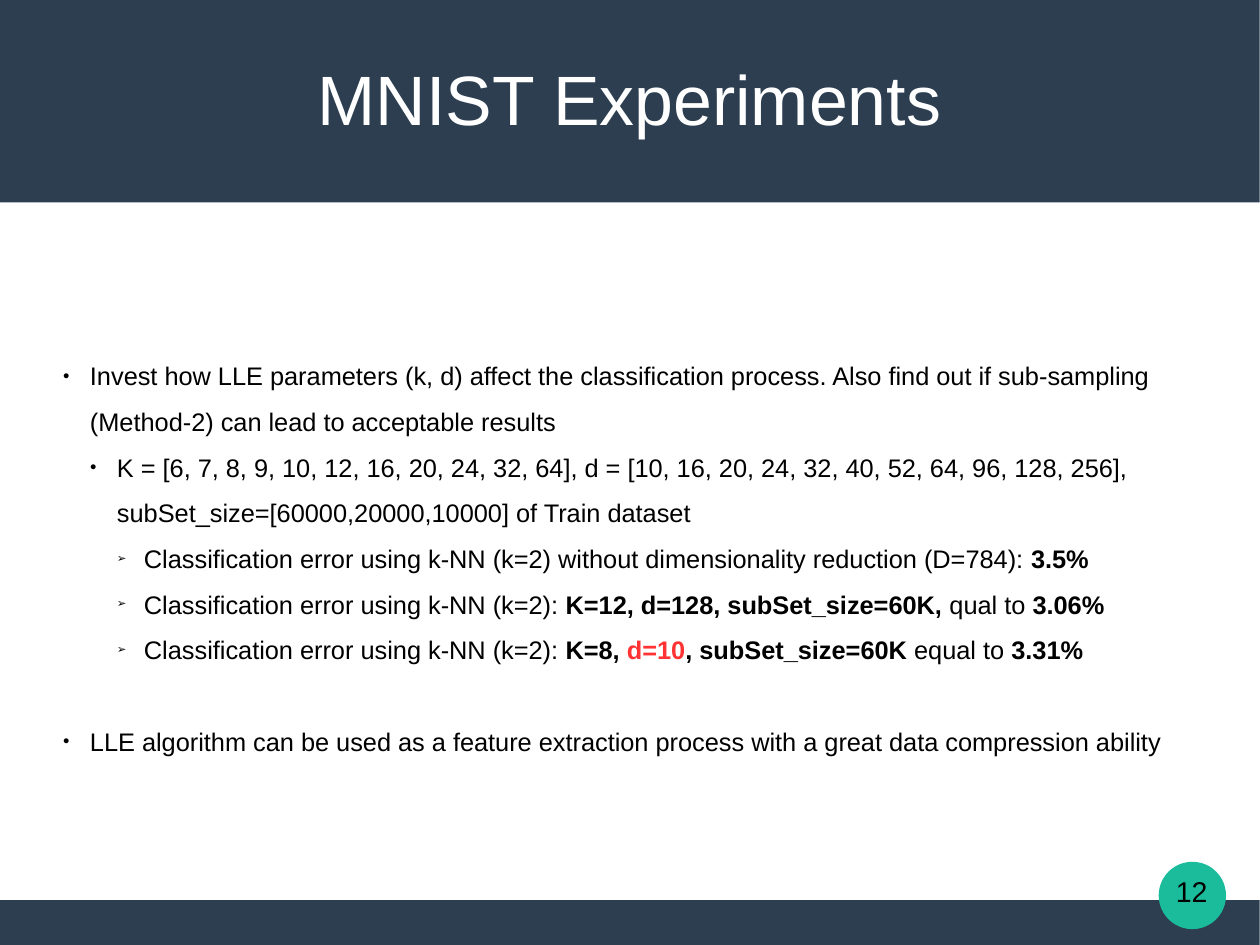
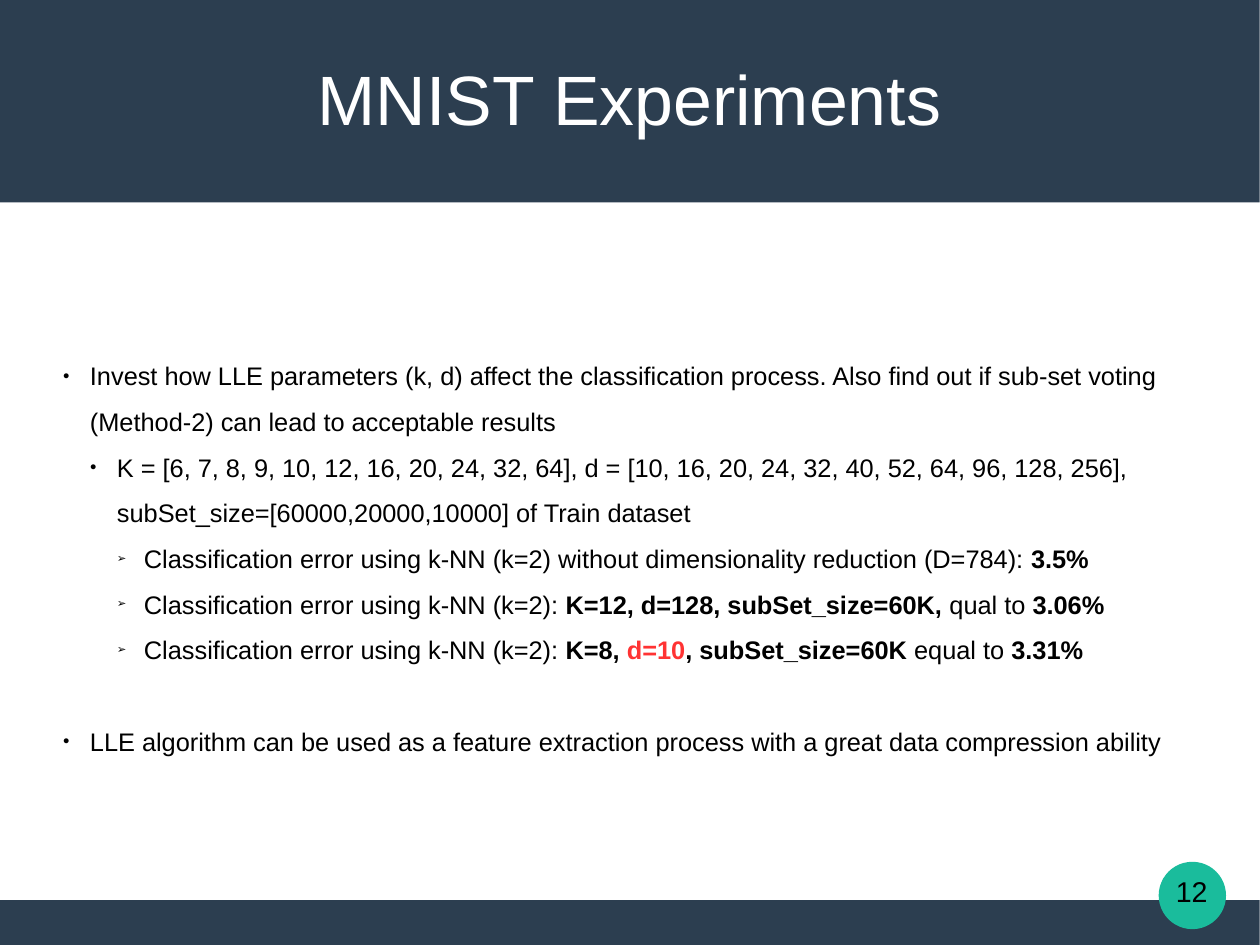
Before and after one commit to Katsileros/Dimensionality_Reduction, a slide deck: slide 12 of Diploma-Thesis-LaTeX/presentation/Locally_Linear_Embeddings_in_Pattern_Recognition.odp. Drawn at 1260x945 pixels with LibreOffice and Linux fonts; fonts in the diff are those of the drawing. Boxes give left, top, right and bottom in pixels: in the first picture for what was removed or moved away, otherwise in the second. Text is boxed around its words. In the diff, an @@ line names an element or a change of style, - is before the commit and + after.

```diff
--- a/Diploma-Thesis-LaTeX/presentation/Locally_Linear_Embeddings_in_Pattern_Recognition.odp
+++ b/Diploma-Thesis-LaTeX/presentation/Locally_Linear_Embeddings_in_Pattern_Recognition.odp
@@ subtitle at (90,366,1156,436): text changed @@
-● Invest how LLE parameters (k, d) affect the classification process. Also find out if sub-sampling (Method-2) can lead to acceptable results
+● Invest how LLE parameters (k, d) affect the classification process. Also find out if sub-set voting (Method-2) can lead to acceptable results
```
Also in this commit, not shown: 3 other slides changed, 1 other file.
